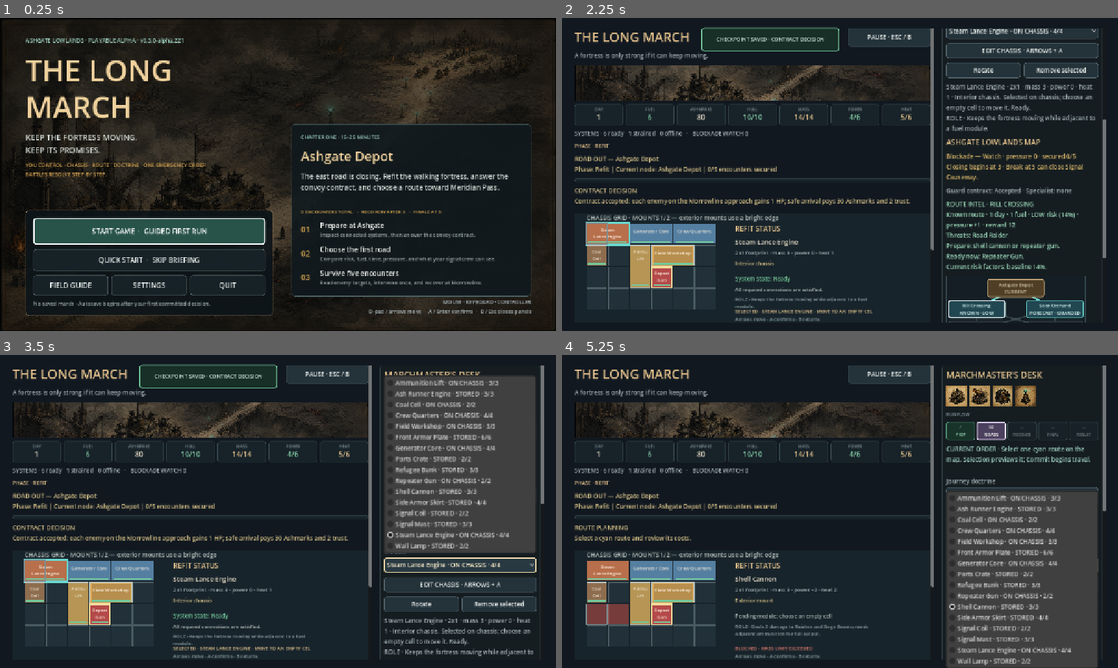
Above: before the commit, frames 1-4 (two rows, left to right).
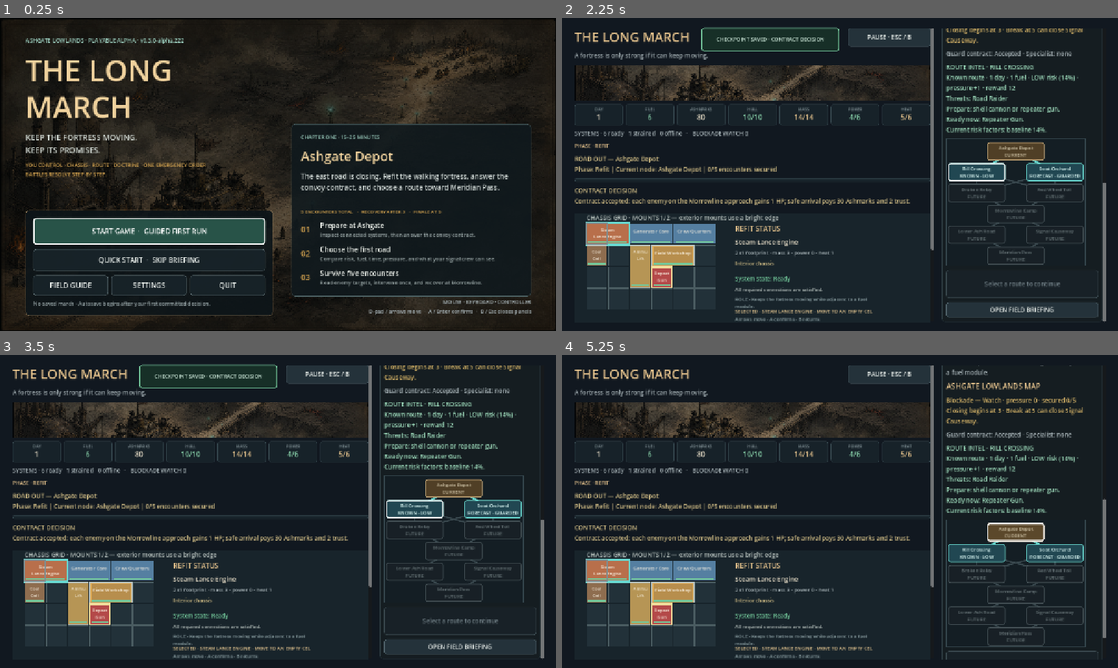
Above: after the commit, the same moments.

Repository: raphaelroshan/the-long-march
Game: Godot game, scene res://scenes/App.tscn
Same seed, same stepped clock (60 frames per second), same inputs: the game is played once before the commit and once after it.
Inputs (mouse positions are in pixels of both pictures, inside the frame that each line leads up to):
- Up to frame 1 (0.25 s): no input
- Up to frame 2 (2.25 s): click "START GAME · GUIDED FIRST RUN" at 0.5 s; click "SKIP FOR THIS RUN" at 1.25 s; click "GUARD THE CONVOY MORROWLINE ·…" at 2 s
- Up to frame 3 (3.5 s): click (461, 367) at 2.75 s, where only the run before the commit has a clickable "Steam Lance Engine · ON CHASS…"
- Up to frame 4 (5.25 s): click (1023, 495) at 3.5 s, where only the run before the commit has a clickable "Protect Cargo"; click (979, 508) at 4.25 s, where only the run after the commit has a clickable "Rill Crossing KNOWN · LOW"; click (1023, 564) at 5 s, where only the run before the commit has a clickable "Shell Cannon · STORED · 3/3"

The runs differ from the first frame. In frame 1, less than 0.1% of the frame differs, in the area x 32-33%, y 7-8%; in frame 2, 11%; in frame 3, 19%; in frame 4, 21%, in the area x 2-98%, y 3-100%.

Commit message:
Prioritize Morrowline recovery actions

Diff:
--- a/project.godot
+++ b/project.godot
@@ -4,7 +4,7 @@
 
 [application]
 config/name="The Long March"
-config/version="0.3.0-alpha.221"
+config/version="0.3.0-alpha.222"
 run/main_scene="res://scenes/App.tscn"
 config/features=PackedStringArray("4.4", "GL Compatibility")
 
--- a/src/ui/main.gd
+++ b/src/ui/main.gd
@@ -1256,6 +1256,8 @@
 	if not _control_can_receive_focus(control):
 		return false
 	control.grab_focus()
+	if right_scroll != null and right_scroll.is_ancestor_of(control):
+		_scroll_action_context_into_view(control)
 	return true
 
 func _scroll_action_context_into_view(control: Control) -> void:
@@ -2111,6 +2113,8 @@
 	focus_chassis_button.visible = is_refit_phase
 	refit_actions.visible = is_refit_phase
 	refit_label.visible = is_refit_phase
+	if state.phase == "settlement" and settlement_group.get_index() > doctrine_group.get_index():
+		settlement_group.get_parent().move_child(settlement_group, doctrine_group.get_index())
 	route_group.visible = state.phase == "refit" and not state.campaign_active
 	doctrine_group.visible = state.phase in ["refit", "map", "settlement"]
 	doctrine_detail_label.visible = doctrine_group.visible
--- a/tests/test_prototype_flow.gd
+++ b/tests/test_prototype_flow.gd
@@ -523,6 +523,7 @@
 	_expect(game.state.guard_contract_status == "completed", "the protected convoy should complete the guard contract")
 	_expect(game.settlement_title.text.contains("2 ACTIONS LEFT"), "the settlement should expose its limited service budget")
 	_expect(game.guidance_label.text.contains("2 service actions remain") and game.route_preview_label.text.contains("2 service actions remain"), "Morrowline guidance should state the plural service budget consistently")
+	_expect(game.settlement_group.get_index() < game.doctrine_group.get_index(), "Morrowline should place its primary recovery actions before optional doctrine and chassis controls")
 	_expect(game.settlement_refuel_button.text.contains("FUEL %d→%d" % [game.state.fuel, game.state.fuel + 2]) and game.settlement_refuel_button.text.contains("ACTIONS 2→1"), "refueling should preview both the resource change and shared service budget before purchase")
 	if game.state.hull_condition < 10:
 		_expect(game.settlement_hull_button.text.contains("HULL %d→%d" % [game.state.hull_condition, mini(10, game.state.hull_condition + 2)]) and game.settlement_hull_button.text.contains("ACTIONS 2→1"), "hull repair should preview both restoration and shared service budget before purchase")
--- a/tools/ci_manifest.json
+++ b/tools/ci_manifest.json
@@ -1,7 +1,7 @@
 {
   "slug": "the-long-march",
   "display_name": "The Long March",
-  "prototype_version": "0.3.0-alpha.221",
+  "prototype_version": "0.3.0-alpha.222",
   "playtest_ready": true,
   "godot_test": "res://tests/test_fortress_state.gd",
   "primary_repo": "raphaelroshan/the-long-march",
Not shown, changed: export_presets.cfg
Not shown, changed: docs/decision_log.md
